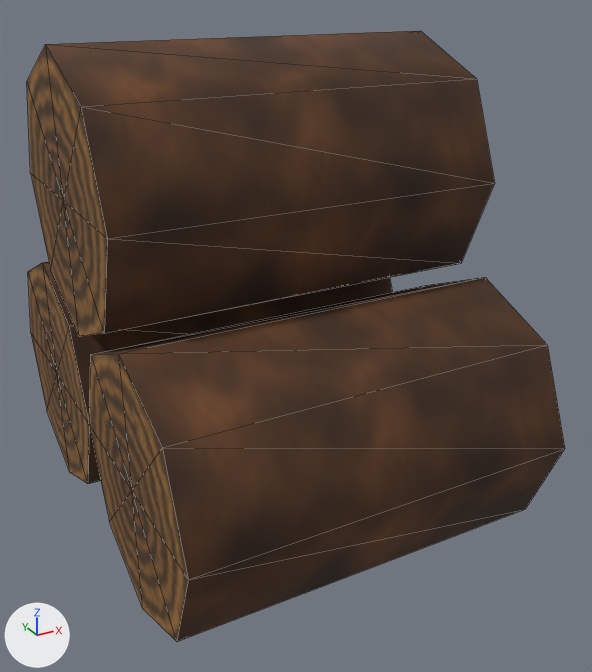
Two versions of the glTF model public/models/wood_3.glb, one commit apart.
One viewpoint serves both versions: a 50 mm lens placed at (-0.298, -0.609, 0.344), pointed at (0.02, -0.031, 0.055). The lights are fixed; the arrows at lower left show +X, +Y and +Z. The first picture is the older version. Mesh edges are drawn as thin lines. Vertices at exactly the same position are counted once.

The scene before the commit, as lines of its bpy script (objects in view):
```python
me_wood_a = bpy.data.meshes.new('wood_a')
me_wood_a.from_pydata(...)  # 54 vertices, 96 faces; spans x -0.16..0.16, y -0.22..0.22, z -0.11..0.301
# faces by material slot: [48, 48]
me_wood_a.materials.append(mat_wood_bark_mat)  # picture img_wood_bark
me_wood_a.materials.append(mat_wood_end_mat)  # picture img_wood_end
ob_wood = bpy.data.objects.new('wood', me_wood_a)
ob_wood.location = (0.0, 0.0, 0.0)
```
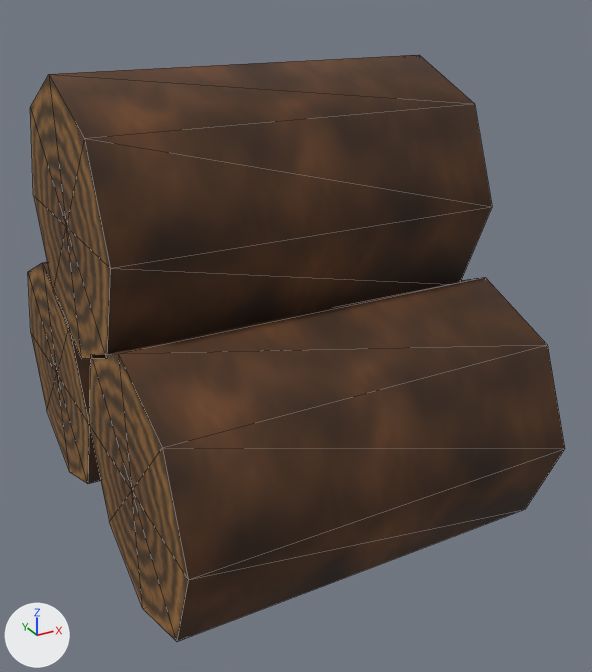
Patch to the scene script:
```diff
--- a/public/models/wood_3.glb.py
+++ b/public/models/wood_3.glb.py
@@ me_wood_a @@
 # used by ob_wood; location = (0.0, 0.0, 0.0)
-me_wood_a.from_pydata(...)  # 54 vertices, 96 faces; spans x -0.16..0.16, y -0.22..0.22, z -0.11..0.301
+me_wood_a.from_pydata(...)  # 54 vertices, 96 faces; spans x -0.16..0.16, y -0.22..0.22, z -0.11..0.281
+# me_wood_a part 1: the loose piece of 18 vertices spanning x -0.16..0.16, y -0.11..0.11, z 0.081..0.301 is moved by (0.0, 0.0, -0.02)
 me_wood_a.materials.append(mat_wood_bark_mat)
```

Location of each change, [x1, y1, x2, y2] in pixels of the pictures (592 x 672 px; the box of a moved part takes in the faces that stretch with it):
'wood', reshaped
    before: [27, 31, 565, 642]
    after: [28, 55, 565, 642]
part 1 of me_wood_a, moved or reshaped
    before: [27, 31, 494, 336]
    after: [30, 55, 492, 359]
